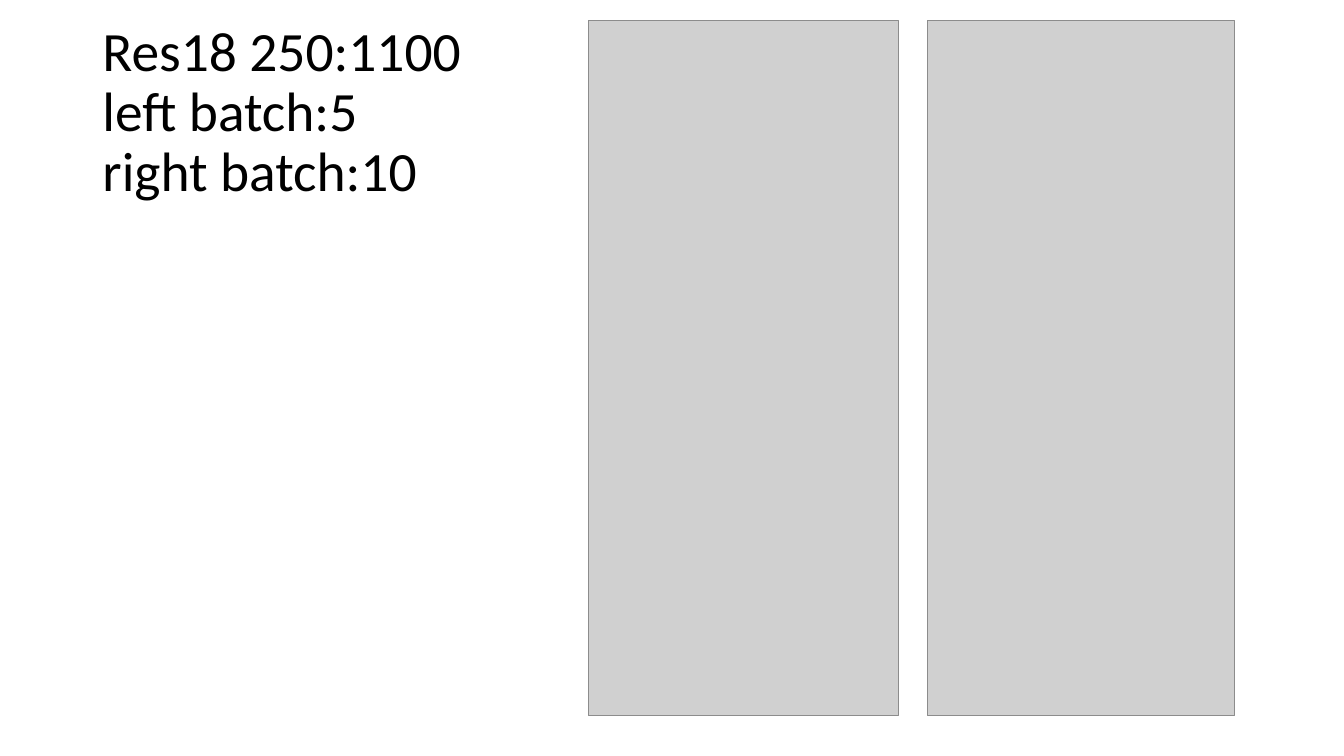
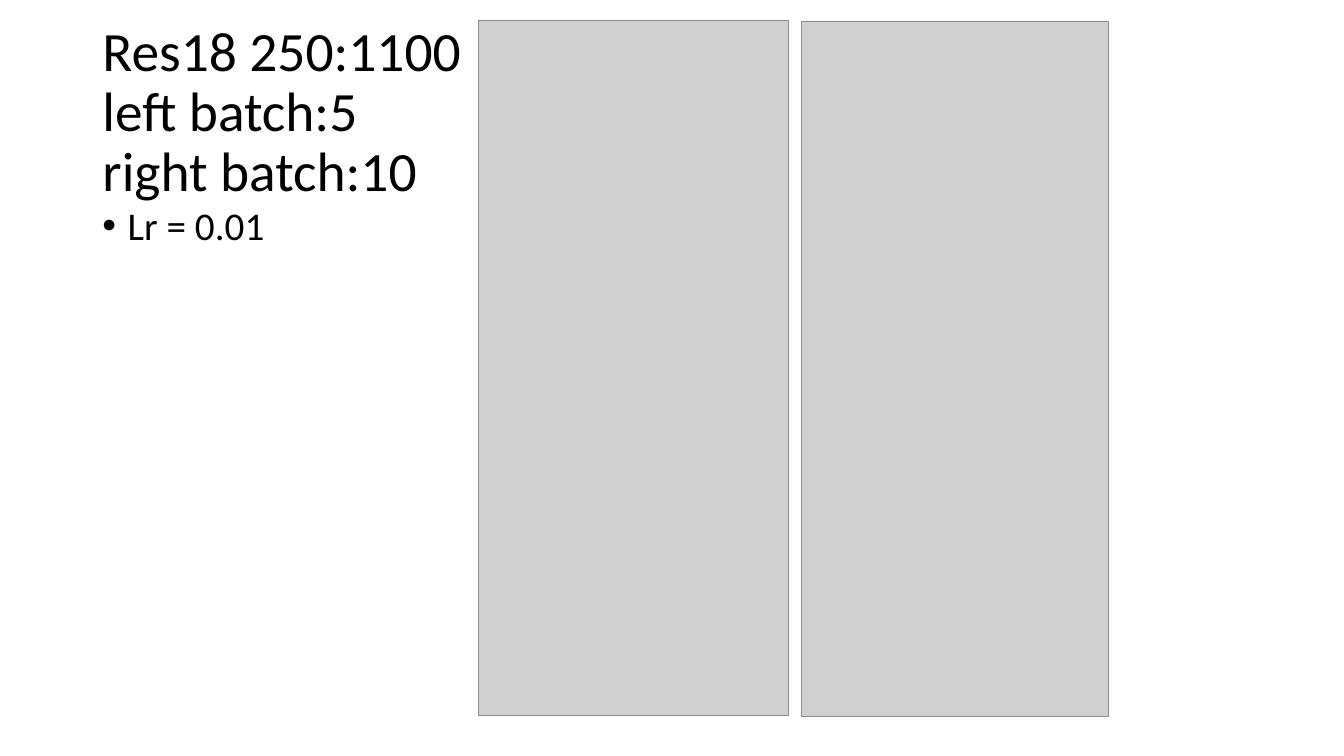
Before and after one commit to crashingstar/FYP, a slide deck: slide 5 of REsults.pptx. Drawn at 1344x756 pixels with LibreOffice and Linux fonts; fonts in the diff are those of the drawing; grey boxes stand for pictures. Boxes give left, top, right and bottom in pixels: in the first picture for what was removed or moved away, otherwise in the second. Text is boxed around its words. In the diff, an @@ line names an element or a change of style, - is before the commit and + after.

```diff
--- a/REsults.pptx
+++ b/REsults.pptx
@@ picture moved from (x1=588, y1=20, x2=898, y2=716) to (x1=479, y1=20, x2=789, y2=716) @@
@@ picture moved from (x1=928, y1=20, x2=1235, y2=716) to (x1=802, y1=21, x2=1109, y2=717) @@
@@ text added at (x1=128, y1=214, x2=264, y2=241), 28 pt, text #000000 @@
+• Lr = 0.01
```
Also in this commit, not shown: 1 slide added, 4 other files.
